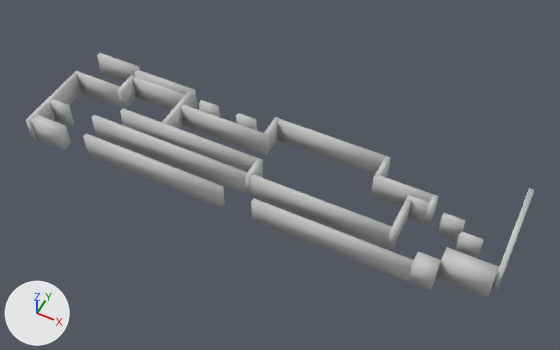
The OBJ model resources/Niveles/nivel4.obj as it was, and as the next commit left it.
Both versions are drawn from a 50 mm camera at (891.0, -1057.0, 1188.0) aimed at (420.0, -114.0, 10.0). The axes (+X, +Y, +Z) are drawn at lower left. The lights are the same throughout. Where no turn or scale is listed for an object, it has been applied to the vertices.
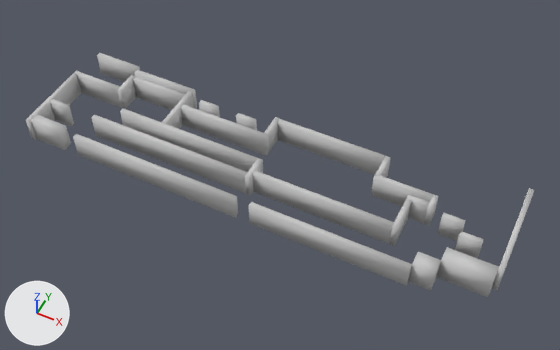
What the commit changed:
me_box530 has 8 vertices, 6 faces and spans x 388.0..679.0, y -182.0..-171.0, z 0.0..54.0.
me_box530 is used by ob_box530; location (0.0, 0.0, 0.0).
me_box530 part 1: the whole mesh is moved by (0.0, 11.0, 0.0).
Mesh me_box1926 is new.
It is a box spanning x 11.0..388.0, y -245.0..-234.0, z 0.0..54.0.
It uses material mat_09___default (light grey #cacaca).
Mesh me_box1925 is new.
It is a box spanning x 419.0..742.0, y -245.0..-234.0, z 0.0..54.0.
It uses material mat_09___default (light grey #cacaca).
Object 'Box1920' (ob_box1920) is deleted.
Object 'Box1924' (ob_box1924) is deleted.
Object 'Box1926' (ob_box1926) is new; it shows me_box1926.
Its location is (0.0, 0.0, 0.0).
Object 'Box1925' (ob_box1925) is new; it shows me_box1925.
Its location is (0.0, 0.0, 0.0).

What differs and where, as boxes [x1, y1, x2, y2] in the pictures (560 x 350 px):
'Box530', mesh moved
    before: [250, 174, 392, 248]
    after: [253, 170, 394, 244]
'Box1925', added
    after: [249, 202, 412, 285]
'Box1920', deleted
    before: [251, 198, 414, 281]
'Box1926', added
    after: [73, 134, 238, 218]
'Box1924', deleted
    before: [83, 133, 225, 208]
